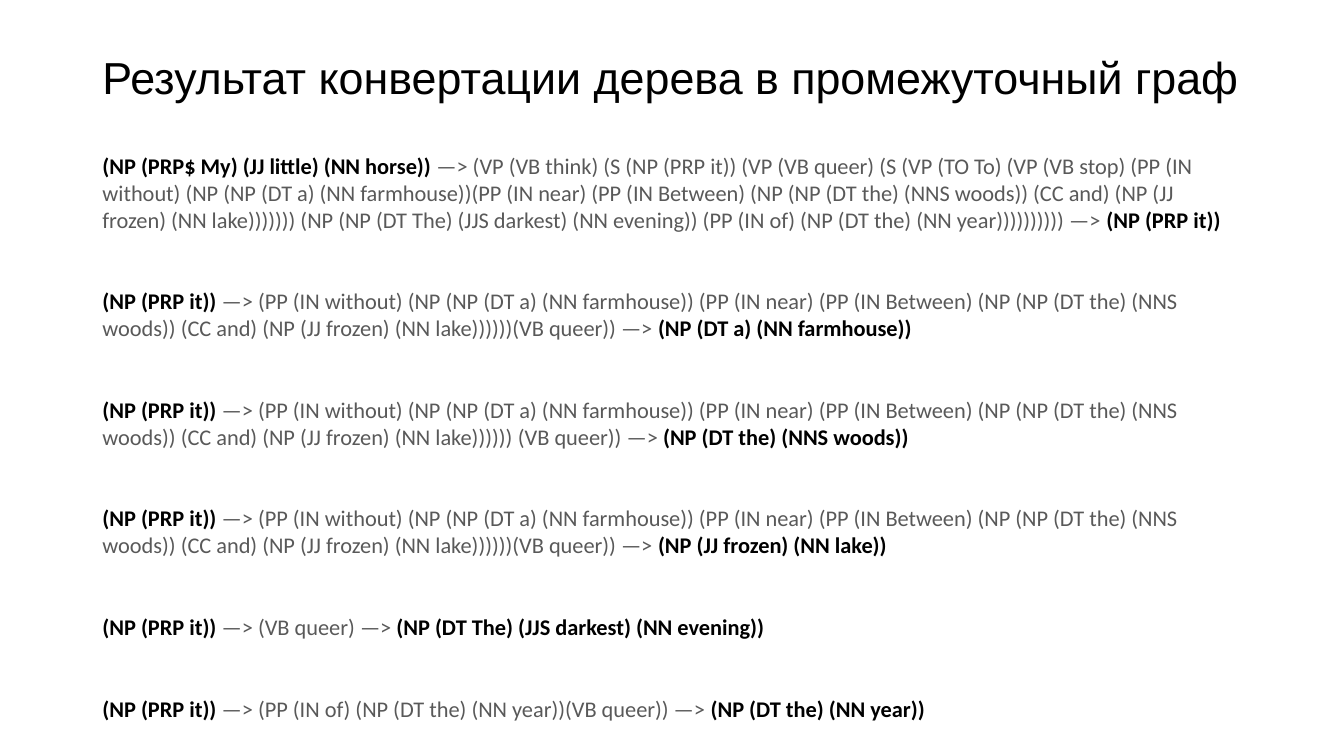
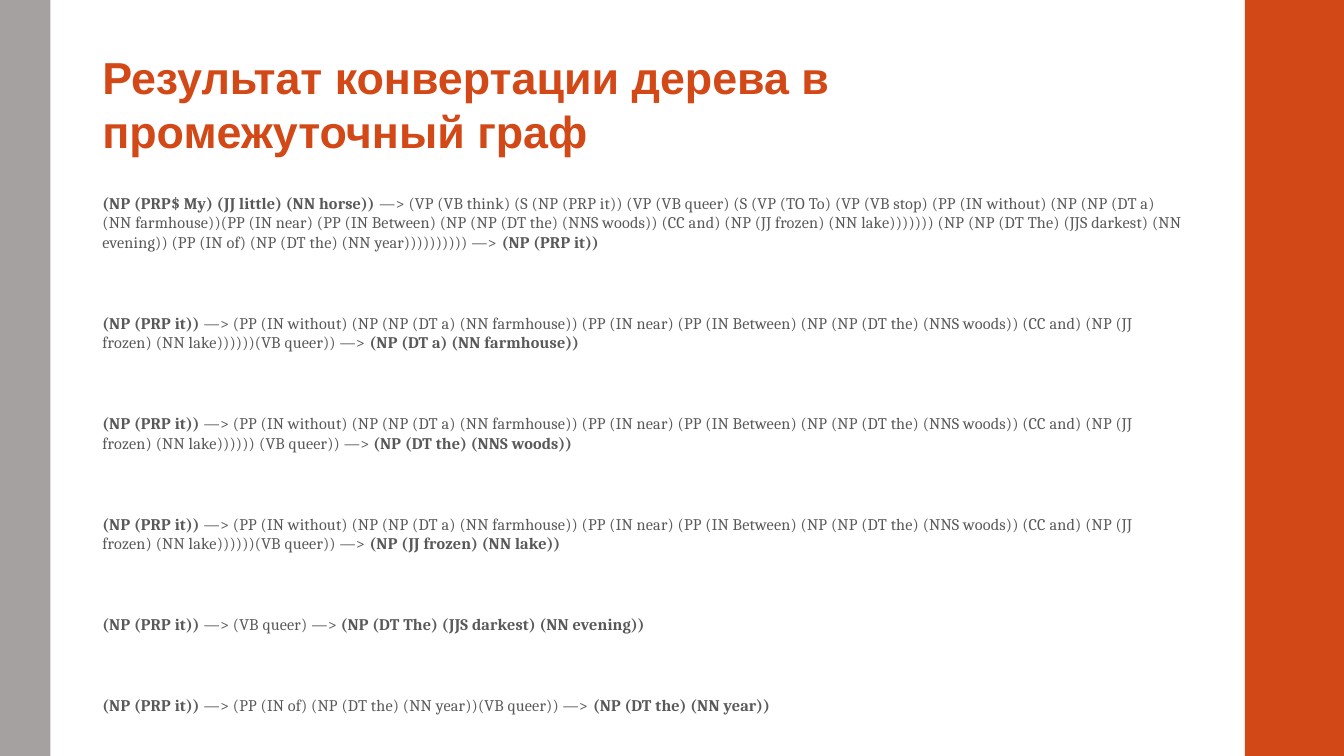
Before and after one commit to alexnodejs/onto-diploma, a slide deck: slide 10 of presentation/Moiseyenko_presentation.pptx. Drawn at 1344x756 pixels with LibreOffice and Linux fonts; fonts in the diff are those of the drawing. Boxes give left, top, right and bottom in pixels: in the first picture for what was removed or moved away, otherwise in the second. Text is boxed around its words. In the diff, an @@ line names an element or a change of style, - is before the commit and + after.

```diff
--- a/presentation/Moiseyenko_presentation.pptx
+++ b/presentation/Moiseyenko_presentation.pptx
@@ rectangle added at <box>0,0,50,756</box>, fill #A6A1A1 @@
@@ rectangle added at <box>1245,0,1344,756</box>, fill #D34817 @@
@@ text at <box>102,63,829,157</box>: text changed; text colour #000000 to #D34817; bold on @@
-Результат конвертации дерева в промежуточный граф
+Результат конвертации дерева в
+промежуточный граф
@@ text "(NP (PRP$ My) (JJ little) ...": place and size @@
-text "(NP (PRP$ My) (JJ little) ..." at <box>102,157,1220,721</box>
+text "(NP (PRP$ My) (JJ little) ..." at <box>102,197,1181,715</box>
@@ text "(NP (PRP$ My) (JJ little) ..." at <box>102,197,1181,715</box>: size 16 to 11.6 pt, font Calibri to Cambria, letter spacing 0 to 0.1 pt; text colour #000000 to #595959 in "(NP (PRP$ My) (JJ little) (NN horse)) ...", "(NP (PRP it)) (NP (DT a) (NN ...", "(NP (PRP it)) (NP (DT the) (NNS ...", "(NP (PRP it)) (NP (JJ frozen) (NN ..." and 2 more places; more space between paragraphs @@
```
Also in this commit, not shown: 19 other slides changed, 1 slide added, 1 slide removed.
